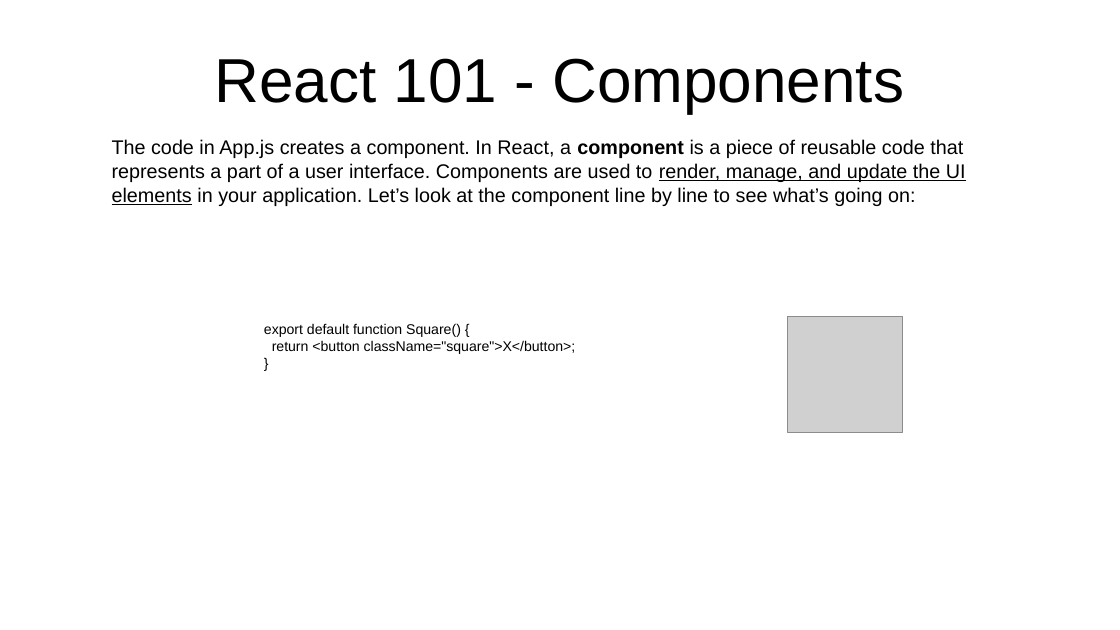
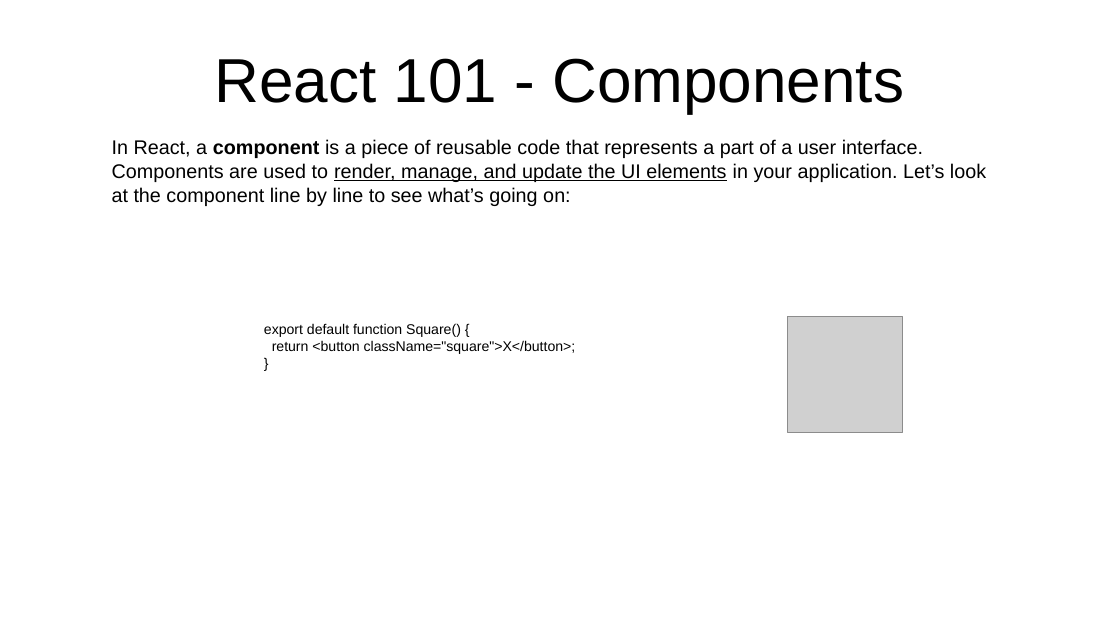
Before and after one commit to marcus-yeagle/react-tutorial, a slide deck: slide 9 of React 101.pptx (slide 6 before the commit). Drawn at 1120x630 pixels with LibreOffice and Linux fonts; fonts in the diff are those of the drawing; grey boxes stand for pictures. Boxes give left, top, right and bottom in pixels: in the first picture for what was removed or moved away, otherwise in the second. Text is boxed around its words. In the diff, an @@ line names an element or a change of style, - is before the commit and + after.

Commit message:
wip pptx

```diff
--- a/React 101.pptx
+++ b/React 101.pptx
@@ text at <box>112,139,986,206</box>: text changed @@
-The code in App.js creates a component. In React, a component is a piece of reusable code that represents a part of a user interface. Components are used to render, manage, and update the UI elements in your application. Let’s look at the component line by line to see what’s going on:
+In React, a component is a piece of reusable code that represents a part of a user interface. Components are used to render, manage, and update the UI elements in your application. Let’s look at the component line by line to see what’s going on:
```
Also in this commit, not shown: 6 other slides changed, 12 slides added, 1 slide removed, 2 other files.
